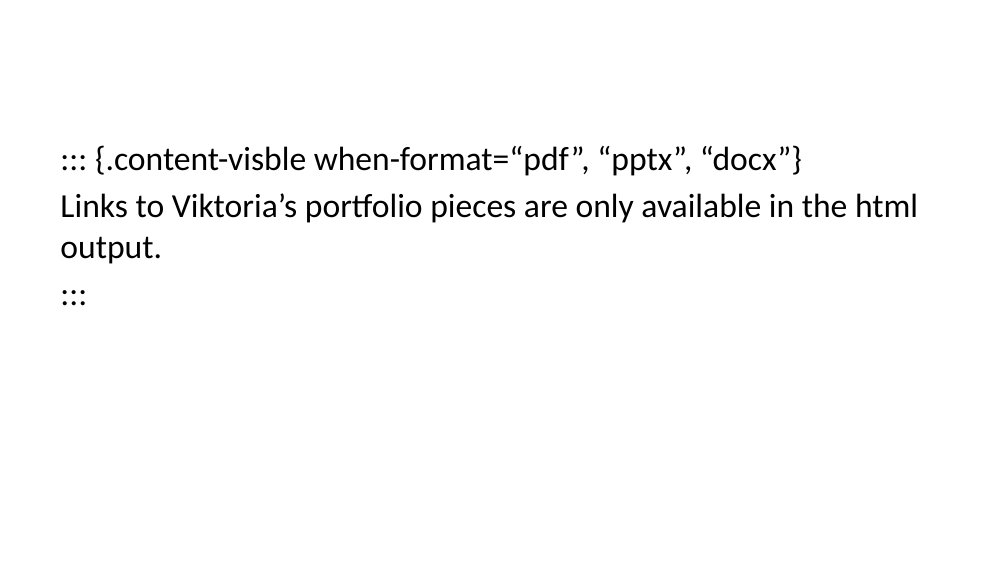
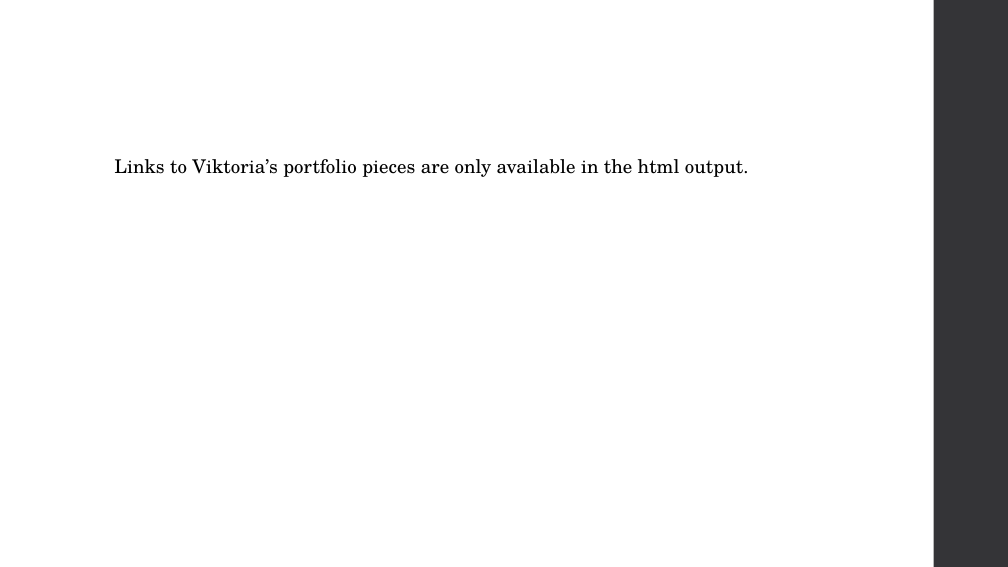
Before and after one commit to vtadlock77/tc2_Tadlock, a slide deck: slide 2 of docs/portfolio.pptx. Drawn at 1008x567 pixels with LibreOffice and Linux fonts; fonts in the diff are those of the drawing. Boxes give left, top, right and bottom in pixels: in the first picture for what was removed or moved away, otherwise in the second. Text is boxed around its words. In the diff, an @@ line names an element or a change of style, - is before the commit and + after.

Commit message:
add formatting and conditional publishing

```diff
--- a/docs/portfolio.pptx
+++ b/docs/portfolio.pptx
@@ rectangle added at box(933, 0, 1008, 566), fill #353537 @@
@@ text at box(95, 145, 802, 176): paragraph removed @@
-::: {.content-visble when-format=“pdf”, “pptx”, “docx”}
@@ text at box(114, 159, 749, 177): paragraph removed @@
-:::
@@ text "Links to Viktoria’s portfolio pieces ...": place and size @@
-text "Links to Viktoria’s portfolio pieces ..." at box(60, 145, 918, 264)
+text "Links to Viktoria’s portfolio pieces ..." at box(114, 159, 749, 177)
@@ text "Links to Viktoria’s portfolio pieces ..." at box(114, 159, 749, 177): size 24 to 13.5 pt, font Calibri to TeX Gyre Schola, letter spacing 0 to 0.1 pt; line spacing 1 to 0.95; more space between paragraphs @@
```
Also in this commit, not shown: 1 other slide changed, 16 other files.
